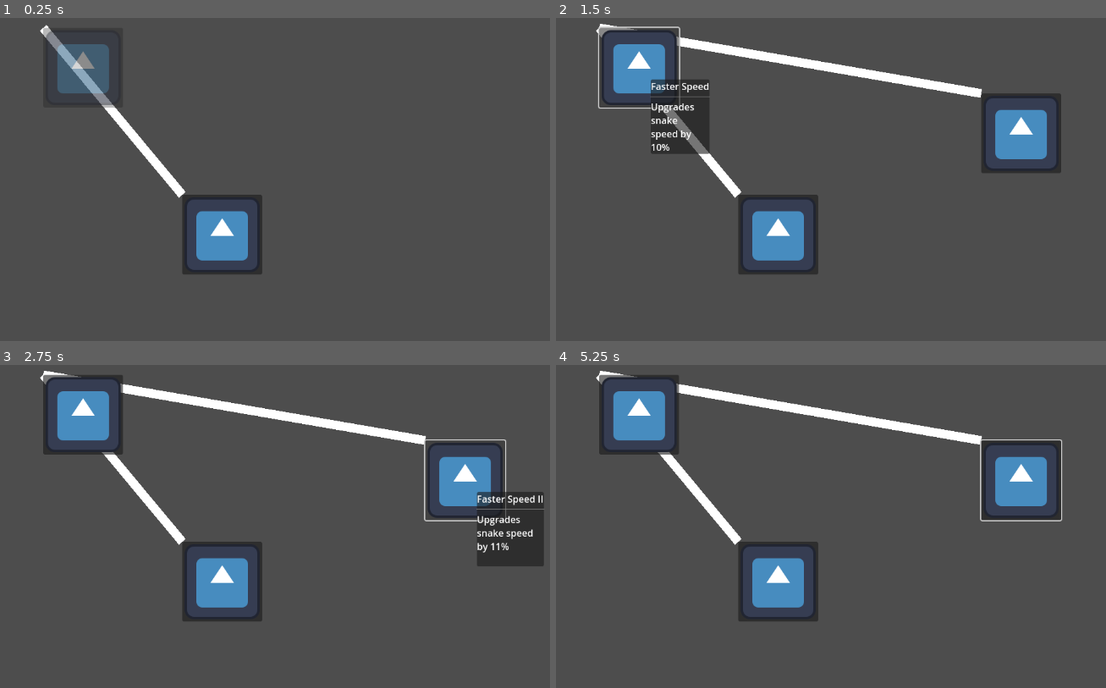
Above: before the commit, frames 1-4 (two rows, left to right).
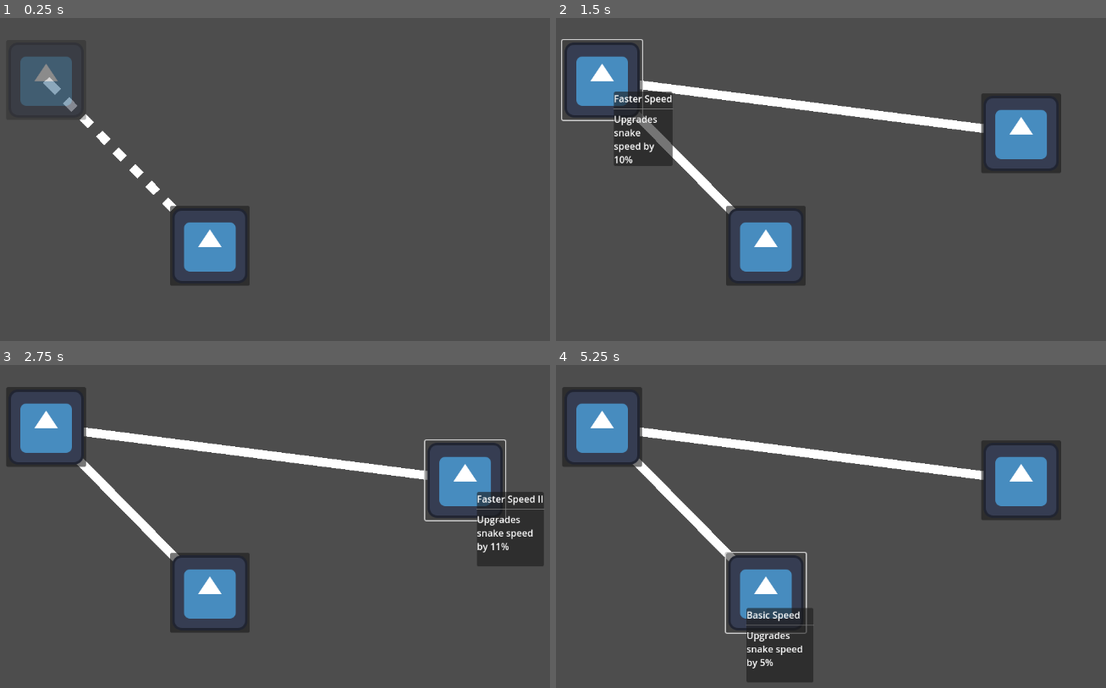
Above: after the commit, the same moments.

Repository: tylercchase/gmtk-2025
Game: Godot game, scene res://src/menus/upgrade/upgrade_menu.tscn
The game is run twice, just before and just after one commit, with the same random seed, the same clock (stepped at 60 frames per second) and the same inputs. This scene is started directly instead of the project's main scene. The engine's default icon, where the game draws it, is replaced by a stand-in: a white triangle on a blue panel in a dark square.
Inputs (mouse positions are in pixels of both pictures, inside the frame that each line leads up to):
- Up to frame 1 (0.25 s): no input
- Up to frame 2 (1.5 s): click "test" at 0.5 s; click "test" at 1.25 s
- Up to frame 3 (2.75 s): click "test" at 2 s
- Up to frame 4 (5.25 s): tap Enter at 2.75, 4.25 s; move the mouse to (919, 500) at 2.77 s; hold D (move_right) 2.78-3.53 s; click (919, 500) at 2.85 s; tap Space at 3.5, 5 s; move the mouse to (633, 539) at 3.52 s; hold A (move_left) 3.53-4.28 s; click (633, 539) at 3.6 s; move the mouse to (836, 436) at 4.27 s; hold D (move_right) from 4.28 s (still down); click (836, 436) at 4.35 s; move the mouse to (737, 597) at 5.02 s; click (737, 597) at 5.1 s

The runs differ from the first frame. In frame 1, 6.7% of the frame differs, in the area x 1-48%, y 2-83%; in frame 2, 13%, in the area x 0-78%, y 1-83%; in frame 3, 11%; in frame 4, 13%.

Commit message:
fix: draw to center of upgrade buttons

Diff:
--- a/src/menus/upgrade/tree_connection_manager.gd
+++ b/src/menus/upgrade/tree_connection_manager.gd
@@ -35,7 +35,7 @@
 	for button in upgrade_buttons.values():
 		if !button.visible:
 			for requirement in button.upgrade_resource.requirements:
-				if upgrade_buttons[requirement.id].visible and !upgrade_buttons[requirement.id].disabled:
+				if upgrade_buttons.has(requirement.id) and upgrade_buttons[requirement.id].visible and !upgrade_buttons[requirement.id].disabled:
 					button.visible = true
 					button.disabled = true
 					break
@@ -54,8 +54,12 @@
 			for requirement in requirements:
 				if upgrade_buttons.has(requirement.id):
 					if upgrade_buttons[requirement.id].visible and button.visible:
-						draw_line(button.global_position, upgrade_buttons[requirement.id].global_position, Color.WHITE, 15.0)
-					# maybe do a dashed line for upgrade requirements not yet met
+						var base_coords = button.global_position + button.get_global_rect().size / 2
+						var dest_coords = upgrade_buttons[requirement.id].global_position + upgrade_buttons[requirement.id].get_global_rect().size / 2
+						if !button.disabled:
+							draw_line(base_coords, dest_coords, Color.WHITE, 15.0)
+						else:
+							draw_dashed_line(base_coords, dest_coords, Color.WHITE, 15.0, 20.0)
 
 func _on_purchased_upgrade():
 	queue_redraw()
--- a/src/menus/upgrade/upgrade_menu.tscn
+++ b/src/menus/upgrade/upgrade_menu.tscn
@@ -21,16 +21,17 @@
 [node name="UpgradeContainer" type="Node2D" parent="."]
 
 [node name="Button" parent="UpgradeContainer" instance=ExtResource("2_5gbj0")]
-offset_left = -128.0
-offset_top = -52.0
-offset_bottom = 84.0
+offset_left = -149.0
+offset_top = -33.0
+offset_right = -13.0
+offset_bottom = 103.0
 upgrade_resource = ExtResource("3_m5u62")
 
 [node name="Button2" parent="UpgradeContainer" instance=ExtResource("2_5gbj0")]
-offset_left = -365.0
-offset_top = -337.0
-offset_right = -229.0
-offset_bottom = -201.0
+offset_left = -428.0
+offset_top = -316.0
+offset_right = -292.0
+offset_bottom = -180.0
 upgrade_resource = ExtResource("5_53qew")
 
 [node name="Button3" parent="UpgradeContainer" instance=ExtResource("2_5gbj0")]
